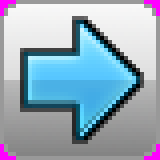
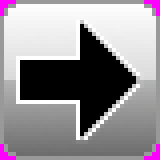
Layer changes from the first (160, 160) image to the second:
moved "Layer #2" above "Layer #5", painted on it over 4, 4, 156, 140
added layer "Layer #5" above "Layer" over 16, 16, 144, 144
hid "Layer", moved it above "Layer #4", painted on it over 4, 4, 156, 156
moved "Layer #4" above "Layer #3", painted on it over 4, 4, 156, 156
painted on "Layer #3" over 4, 4, 156, 140
painted on "Layer #1" over 4, 4, 156, 156
